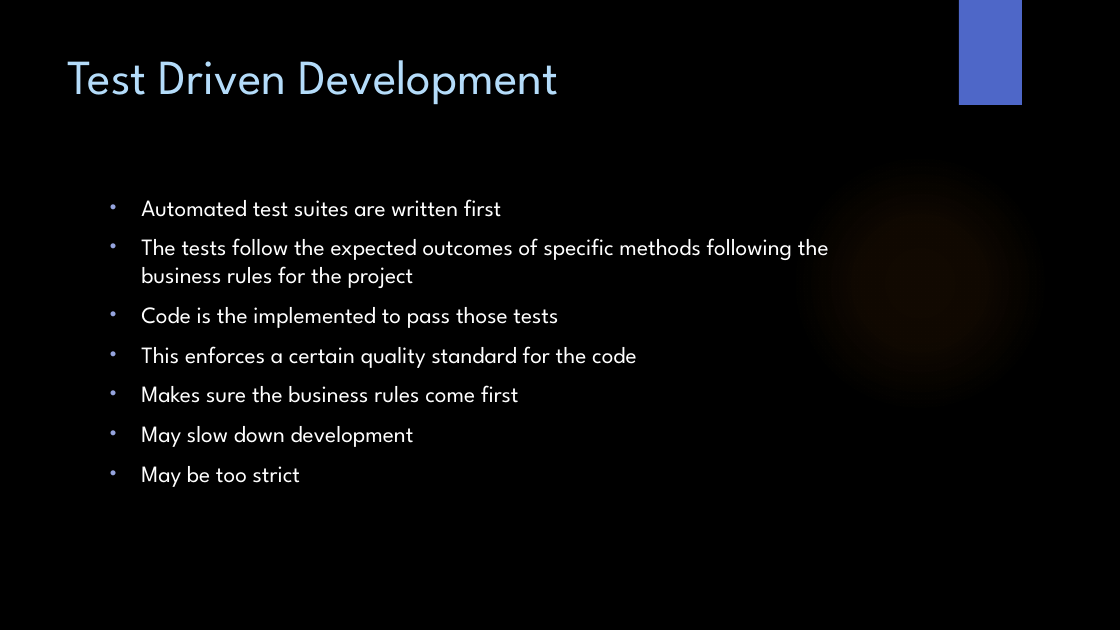
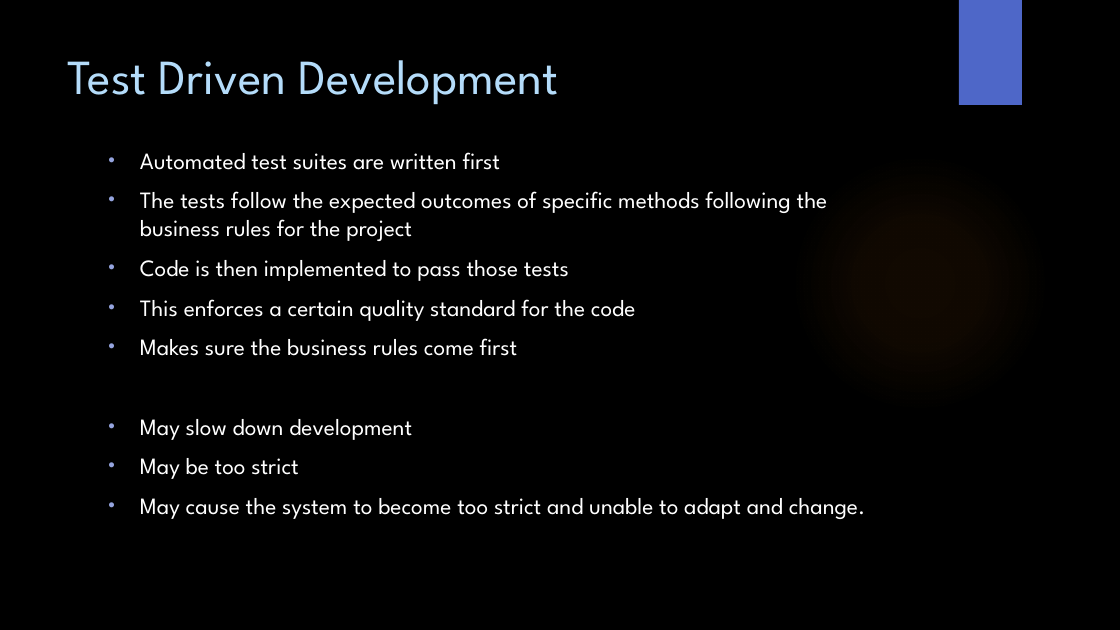
Before and after one commit to WitsSoftDev/SoftDev2016, a slide deck: slide 16 of Session 2/Softdev Session 2 2016.pptx. Drawn at 1120x630 pixels with LibreOffice and Linux fonts; fonts in the diff are those of the drawing; background and template pictures are left out. Boxes give left, top, right and bottom in pixels: in the first picture for what was removed or moved away, otherwise in the second. Text is boxed around its words. In the diff, an @@ line names an element or a change of style, - is before the commit and + after.

```diff
--- a/Session 2/Softdev Session 2 2016.pptx
+++ b/Session 2/Softdev Session 2 2016.pptx
@@ text "Automated test suites are written ...": place and size @@
-text "Automated test suites are written ..." at [141, 199, 829, 487]
+text "Automated test suites are written ..." at [140, 152, 865, 519]
@@ text at [140, 260, 569, 281]: text changed @@
-• Code is the implemented to pass those tests
+• Code is then implemented to pass those tests
@@ text at [140, 498, 865, 519]: paragraph added @@
+• May cause the system to become too strict and unable to adapt and change.
```
Also in this commit, not shown: 9 other slides changed, 5 other files.
